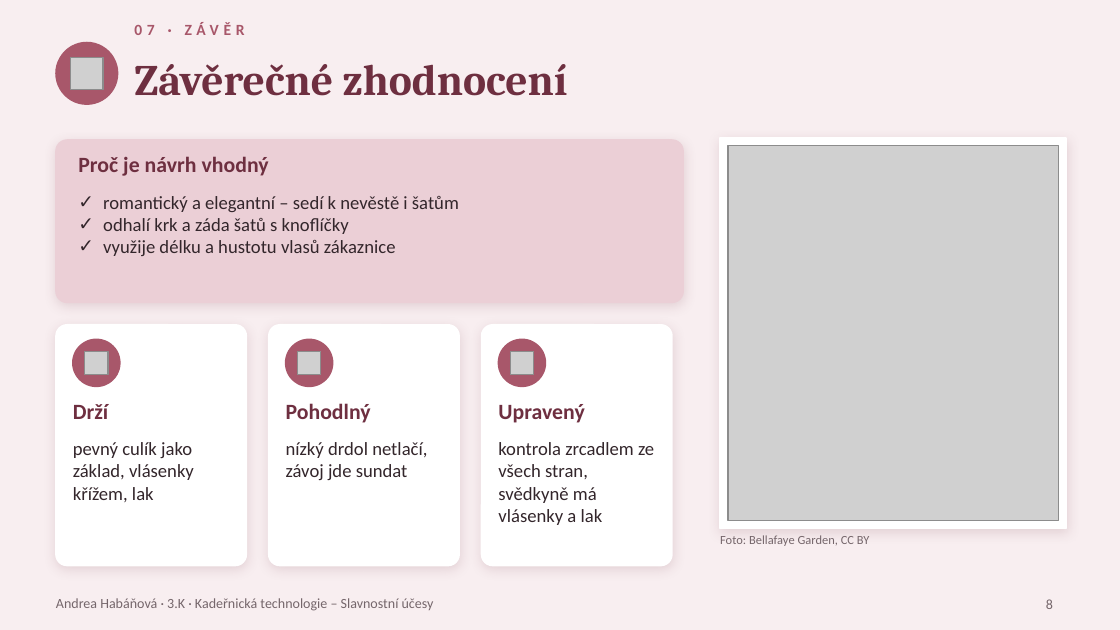
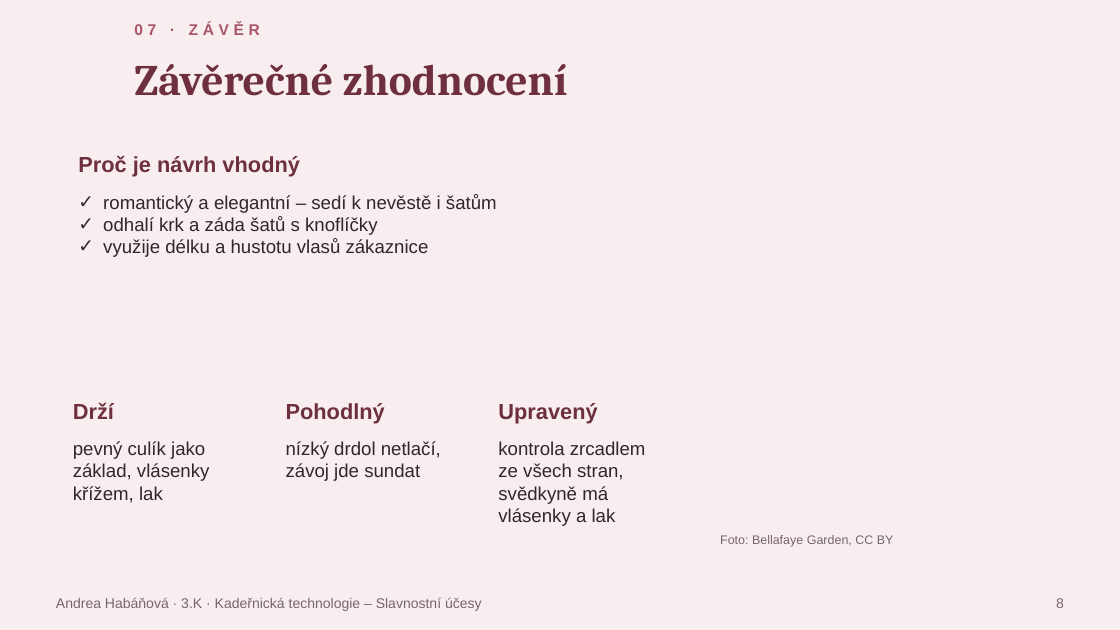
Before and after one commit to tdrzt4grdp-beep/P, a slide deck: slide 8 of svatebni_uces/Svatebni_uces_Habanova.pptx. Drawn at 1120x630 pixels with LibreOffice and Linux fonts; fonts in the diff are those of the drawing; grey boxes stand for pictures; background and template pictures are left out. Boxes give left, top, right and bottom in pixels: in the first picture for what was removed or moved away, otherwise in the second. Text is boxed around its words. In the diff, an @@ line names an element or a change of style, - is before the commit and + after.

```diff
--- a/svatebni_uces/Svatebni_uces_Habanova.pptx
+++ b/svatebni_uces/Svatebni_uces_Habanova.pptx
@@ ellipse removed at <box>56,43,118,104</box> @@
@@ picture removed at <box>71,57,103,90</box> @@
@@ rounded rectangle removed at <box>56,140,683,302</box> @@
@@ rectangle removed at <box>720,138,1066,529</box> @@
@@ picture removed at <box>728,146,1058,521</box> @@
@@ rounded rectangle removed at <box>56,325,246,566</box> @@
@@ rounded rectangle removed at <box>269,325,459,566</box> @@
@@ rounded rectangle removed at <box>482,325,672,566</box> @@
@@ ellipse removed at <box>73,339,120,386</box> @@
@@ picture removed at <box>85,351,109,374</box> @@
@@ ellipse removed at <box>286,339,333,386</box> @@
@@ picture removed at <box>297,351,320,374</box> @@
@@ ellipse removed at <box>498,339,545,386</box> @@
@@ picture removed at <box>510,351,533,374</box> @@
@@ font Calibri to Arial in 10 elements at <box>134,23,260,35</box>, <box>78,155,300,177</box>, <box>103,194,497,257</box>, <box>73,402,114,419</box>, <box>73,441,210,503</box>, <box>286,403,385,424</box>, <box>286,441,441,481</box>, <box>498,403,597,424</box>, <box>498,441,646,526</box>, <box>720,535,894,547</box> @@
@@ text removed at <box>56,598,434,611</box> @@
-Andrea Habáňová · 3.K · Kadeřnická technologie – Slavnostní účesy
@@ text added at <box>56,597,482,611</box>, 9 pt, text #75666B @@
+Andrea Habáňová · 3.K · Kadeřnická technologie – Slavnostní účesy
@@ text "8" at <box>1056,598,1064,608</box>: font Calibri to Arial; vertical alignment top to middle @@
```
Also in this commit, not shown: 8 other slides changed, 14 other files.
